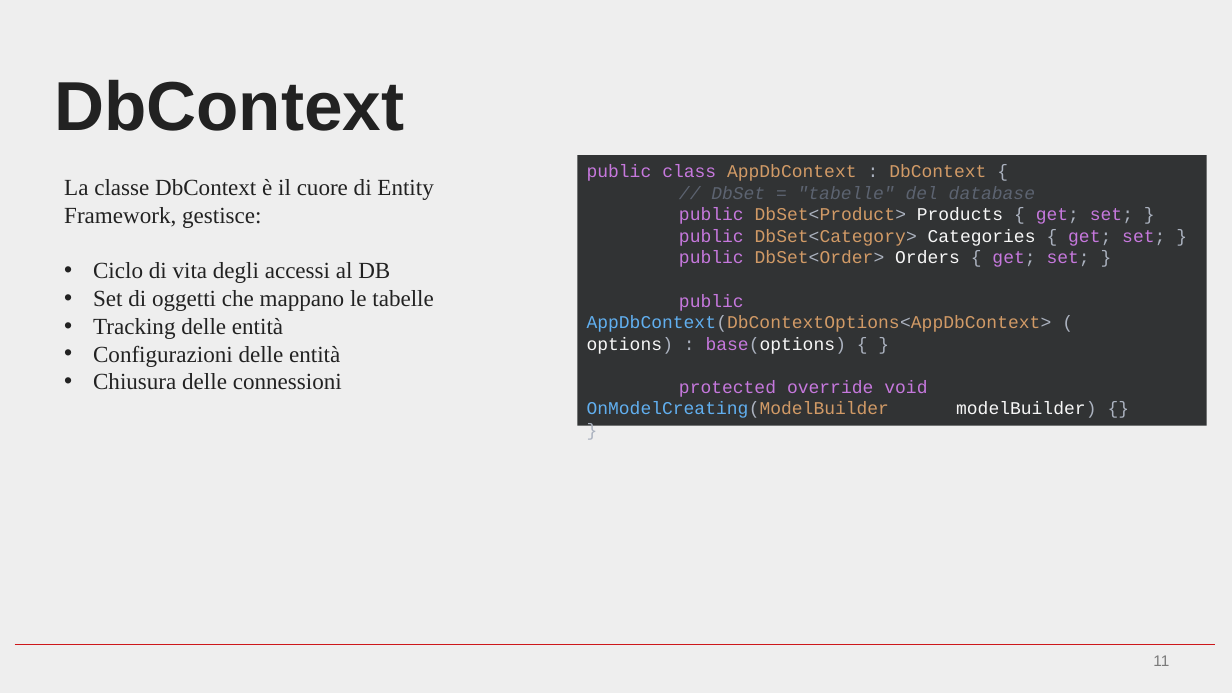
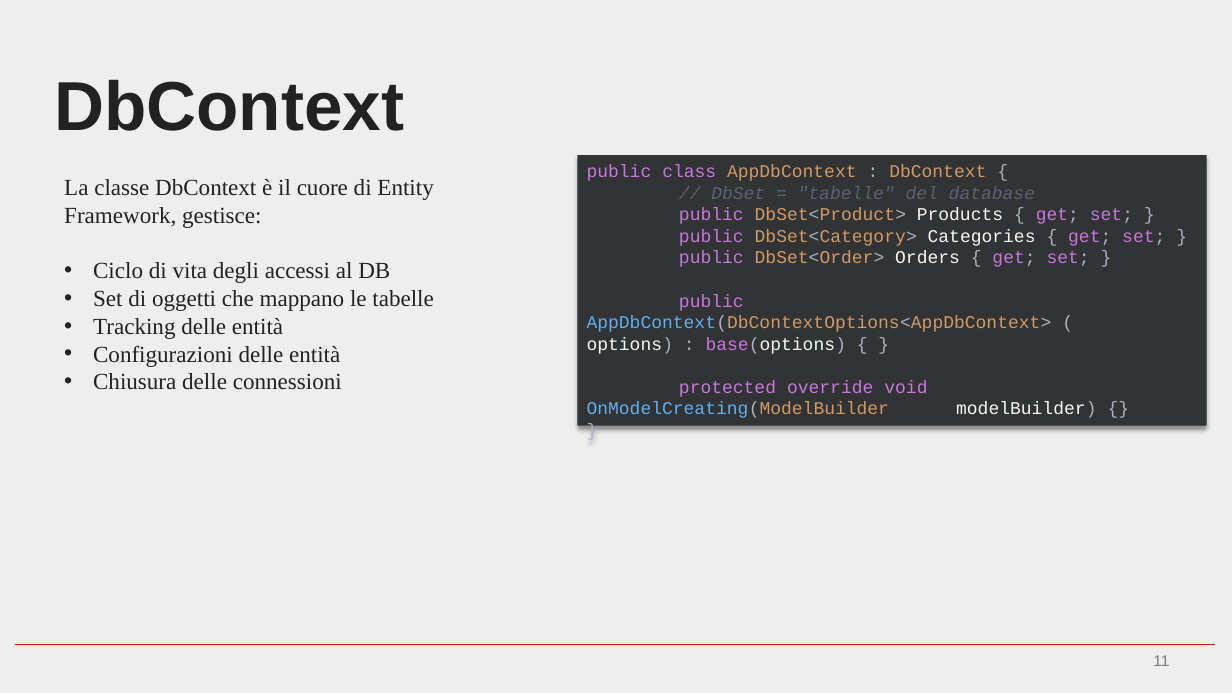
Before and after one commit to LorenzoTulliniSacmi/entity_framework_tips_and_tricks, a slide deck: slide 11 of EntityFramework tip&tricks.pptx. Drawn at 1232x693 pixels with LibreOffice and Linux fonts; fonts in the diff are those of the drawing; background and template pictures are left out. Boxes give left, top, right and bottom in pixels: in the first picture for what was removed or moved away, otherwise in the second. Text is boxed around its words. In the diff, an @@ line names an element or a change of style, - is before the commit and + after.

```diff
--- a/EntityFramework tip&tricks.pptx
+++ b/EntityFramework tip&tricks.pptx
@@ rectangle "public class AppDbContext : DbContext ..." at box(578, 155, 1207, 426): shadow on @@
```
Also in this commit, not shown: 1 slide added, 1 other file.
